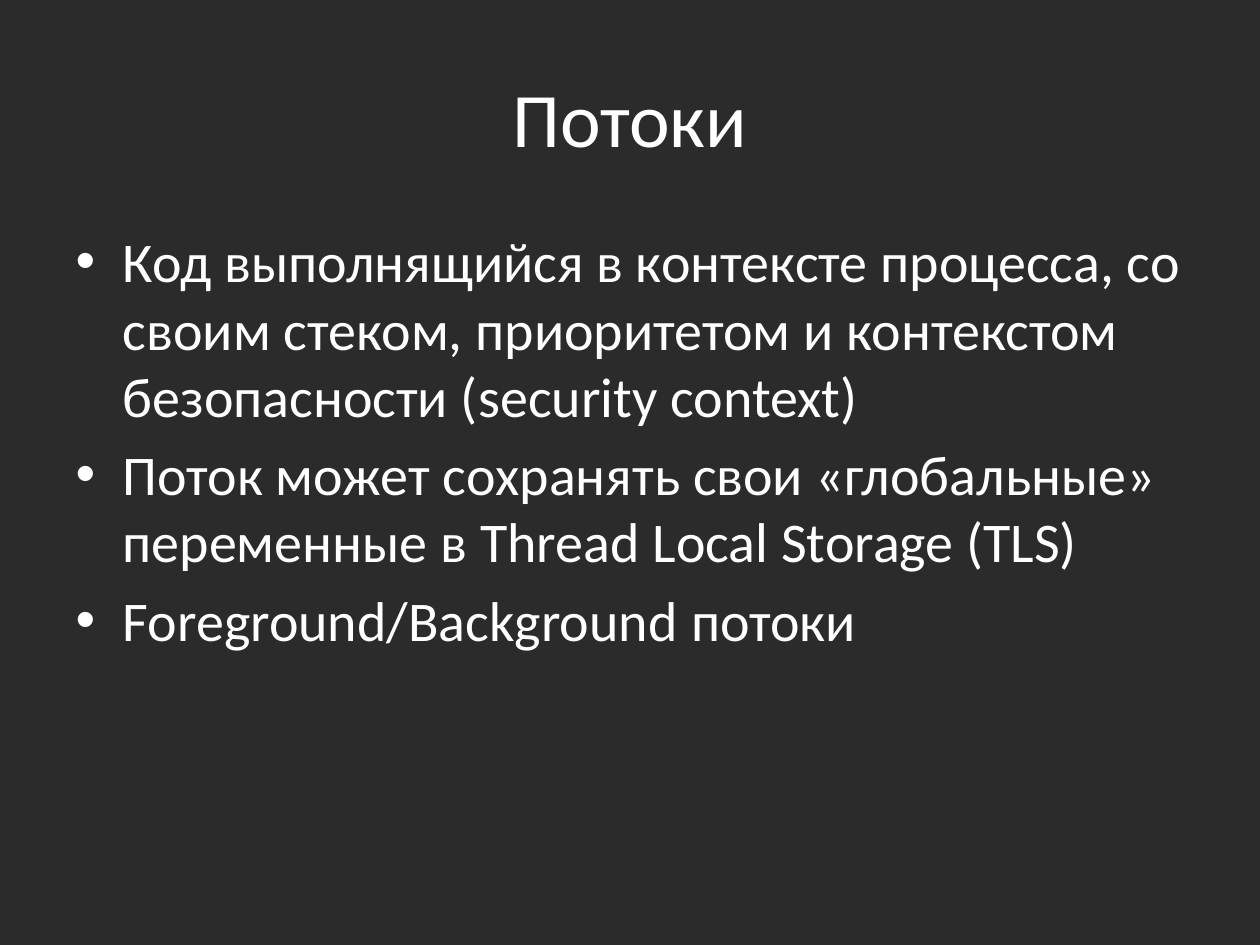
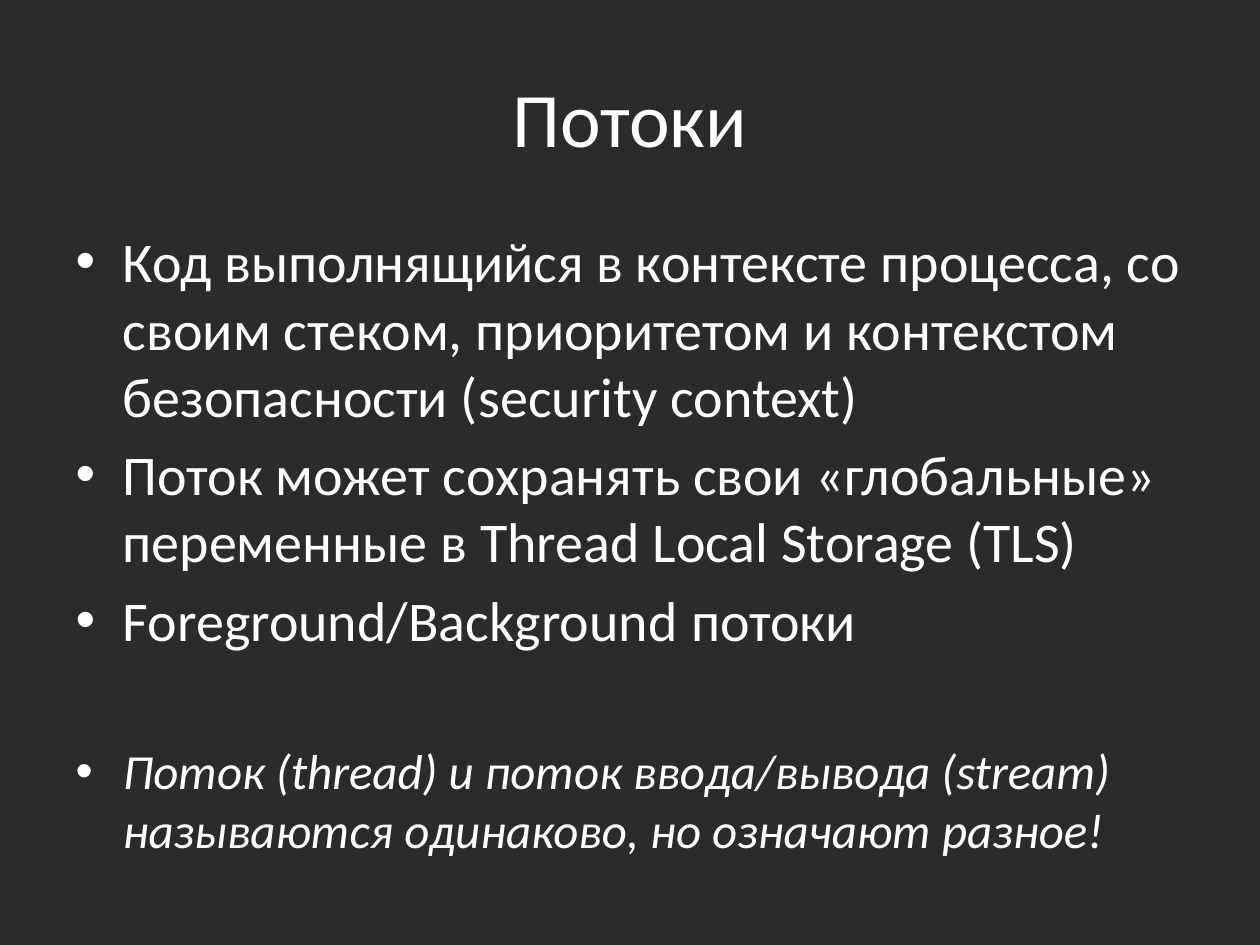
Before and after one commit to bazile/Training, a slide deck: slide 12 of Presentation/lesson-08-multithreading.pptx. Drawn at 1260x945 pixels with LibreOffice and Linux fonts; fonts in the diff are those of the drawing; background and template pictures are left out; a plain dark background stands for a picture behind light text. Boxes give left, top, right and bottom in pixels: in the first picture for what was removed or moved away, otherwise in the second. Text is boxed around its words. In the diff, an @@ line names an element or a change of style, - is before the commit and + after.

```diff
--- a/Presentation/lesson-08-multithreading.pptx
+++ b/Presentation/lesson-08-multithreading.pptx
@@ text at bbox=[123, 753, 1110, 856]: paragraph added @@
+• Поток (thread) и поток ввода/вывода (stream) называются одинаково, но означают разное!
```
Also in this commit, not shown: 3 other slides changed, 1 slide added, 3 other files.
